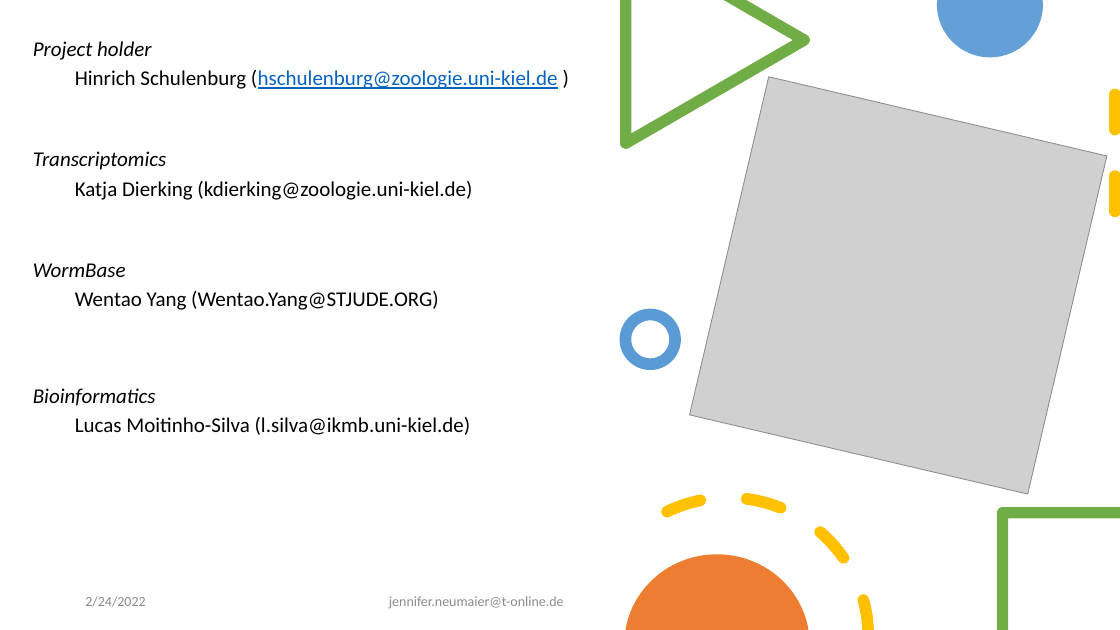
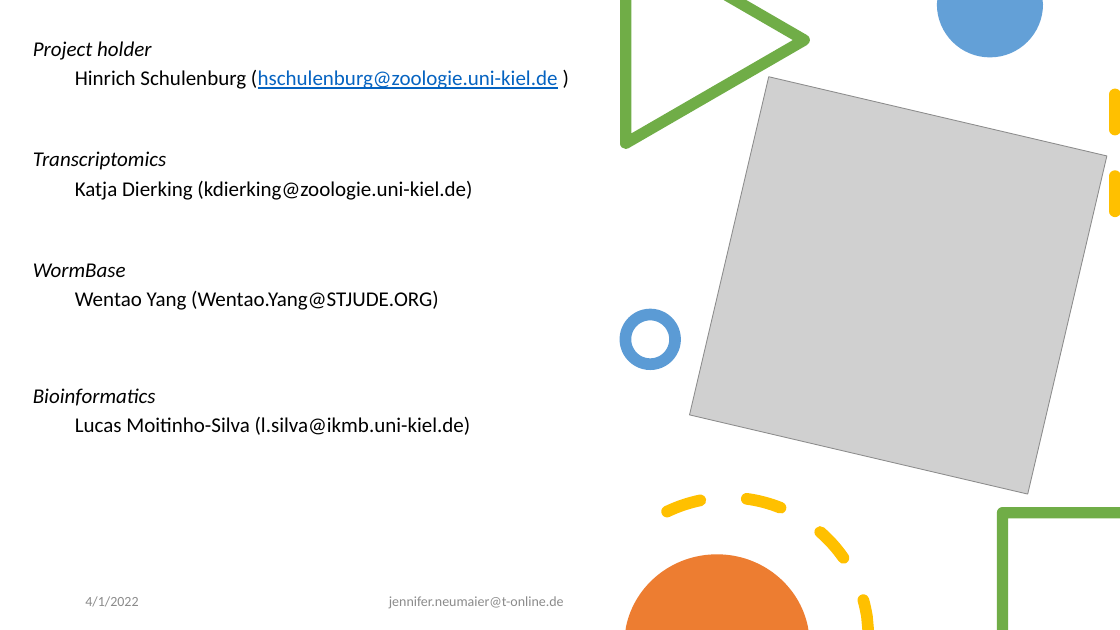
Before and after one commit to evoecogen/WormExp, a slide deck: slide 45 of Documentation/Project_Presentation_210922.pptx (slide 29 before the commit). Drawn at 1120x630 pixels with LibreOffice and Linux fonts; fonts in the diff are those of the drawing; grey boxes stand for pictures. Boxes give left, top, right and bottom in pixels: in the first picture for what was removed or moved away, otherwise in the second. Text is boxed around its words. In the diff, an @@ line names an element or a change of style, - is before the commit and + after.

```diff
--- a/Documentation/Project_Presentation_210922.pptx
+++ b/Documentation/Project_Presentation_210922.pptx
@@ text at (85,596,138,607): text changed @@
-2/24/2022
+4/1/2022
```
Also in this commit, not shown: 30 other slides changed, 16 slides added, 5 other files.
